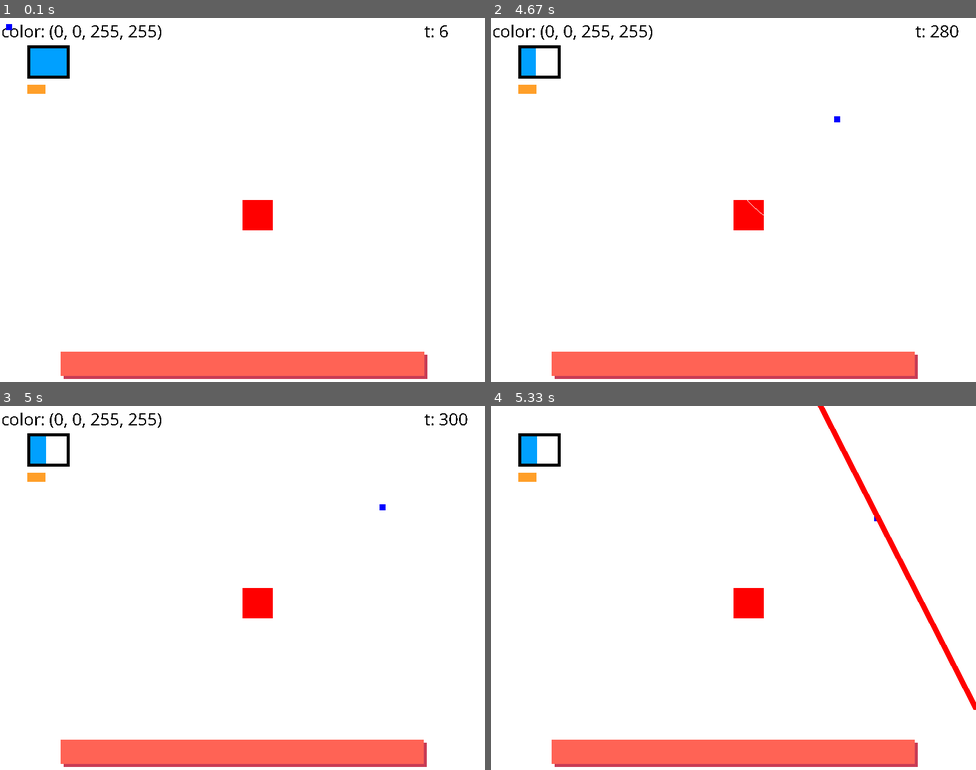
Above: before the commit, frames 1-4 (two rows, left to right).
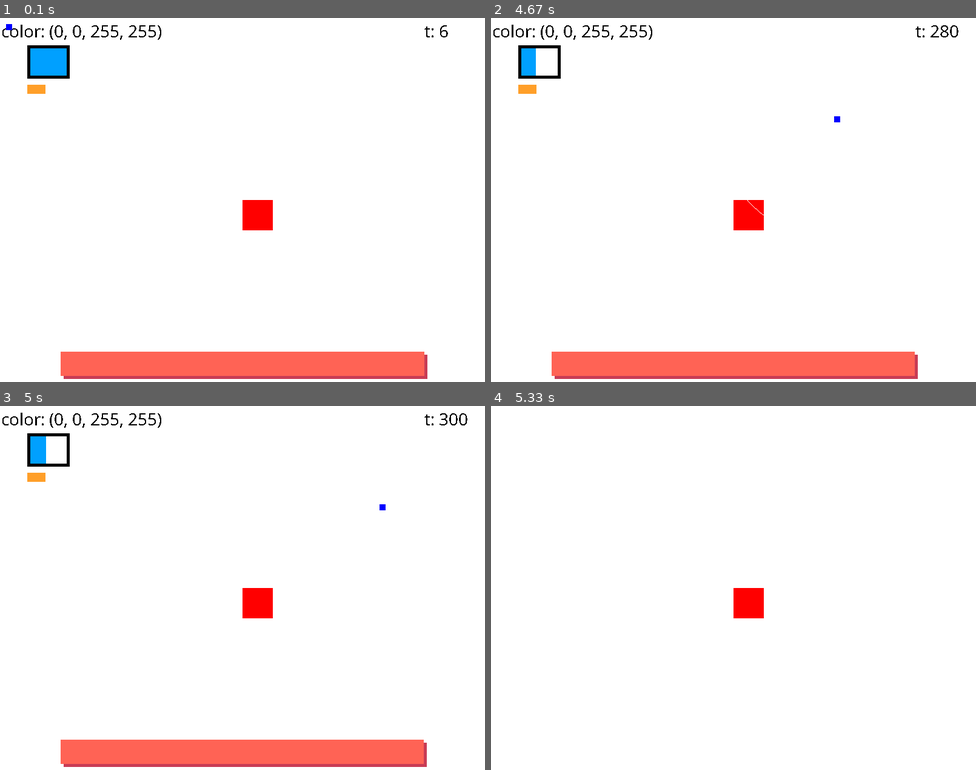
Above: after the commit, the same moments.

Repository: johannesbenjohannes/BlueSquer
Game: pygame game, started from main.py
Same seed, same stepped clock (60 frames per second), same inputs: the game is played once before the commit and once after it.
Inputs (mouse positions are in pixels of both pictures, inside the frame that each line leads up to):
- Up to frame 1 (0.1 s): no input
- Up to frame 2 (4.67 s): click (733, 200) at 0.38 s; hold D 0.67-1.13 s; move the mouse to (714, 214) at 0.7 s; tap Space at 0.73, 1.03, 1.23, 1.53, 1.73, 2.07, 2.37, 2.73, 3.13, 3.43, 3.63, 3.93, 4.13, 4.47 s; tap Z at 0.82, 2.15, 3.72 s; hold D 1.17-1.63 s; hold S 1.67-1.97 s; hold D 2-2.63 s; hold S 2.67-3.03 s; hold D 3.07-3.53 s; hold D 3.57-4.03 s; hold S 4.07-4.37 s; hold D from 4.4 s (still down)
- Up to frame 3 (5 s): keep holding D; tap Space at 4.77 s
- Up to frame 4 (5.33 s): release D at 5.03 s; hold S from 5.07 s (still down); tap Space at 5.13 s; tap Z at 5.22 s

Frames 1-3 are identical in both runs. In frame 4, 7.3% of the frame differs, in the area x 5-100%, y 0-100%.

Commit message:
better system for death

Diff:
--- a/main.py
+++ b/main.py
@@ -337,17 +337,10 @@
             text_color=base_font.render(f"color: {current_color}", False, (0,0,0))
             if 10<rect_x<790 and 10<rect_y<590:
                 if check_surrounding_pixel_colors(fenetre,rect_x,rect_y,RED,10):
+                    text_collison=base_font.render("collision", False, (0,0,0))
+                    fenetre.blit(text_collison, (400,2))
                     if not immortel:
                         alive = False
-                        print("\a")
-                        if sys.platform == "darwin":
-                            os.system("say game over")
-                            print("\a")
-                        sleep(0.5)
-                        quit()
-
-                    text_collison=base_font.render("collision", False, (0,0,0))
-                    fenetre.blit(text_collison, (400,2))
             fenetre.blit(text_color, (2,2))
             text_ticks=base_font.render(f"t: {compteur}", False, (0,0,0))
             fenetre.blit(text_ticks, (700, 2))
@@ -366,6 +359,14 @@
             text_ticks=base_font.render(f"t: {compteur}", False, (0,0,0))
             fenetre.blit(text_ticks, (700, 2))
             pygame.draw.rect( fenetre, BLUE ,(rect_x,rect_y, 10, 10))
+
+        else: # Si le joueur n'est pas en vie
+            print("\a")
+            if sys.platform == "darwin":
+                os.system("say game over")
+                print("\a")
+            sleep(0.5)
+            quit()
         pygame.display.flip()           # Rafraichissement de l'ecran
         clock.tick(60)                # Limite a 60 images par seconde
 if __name__=="__main__":
